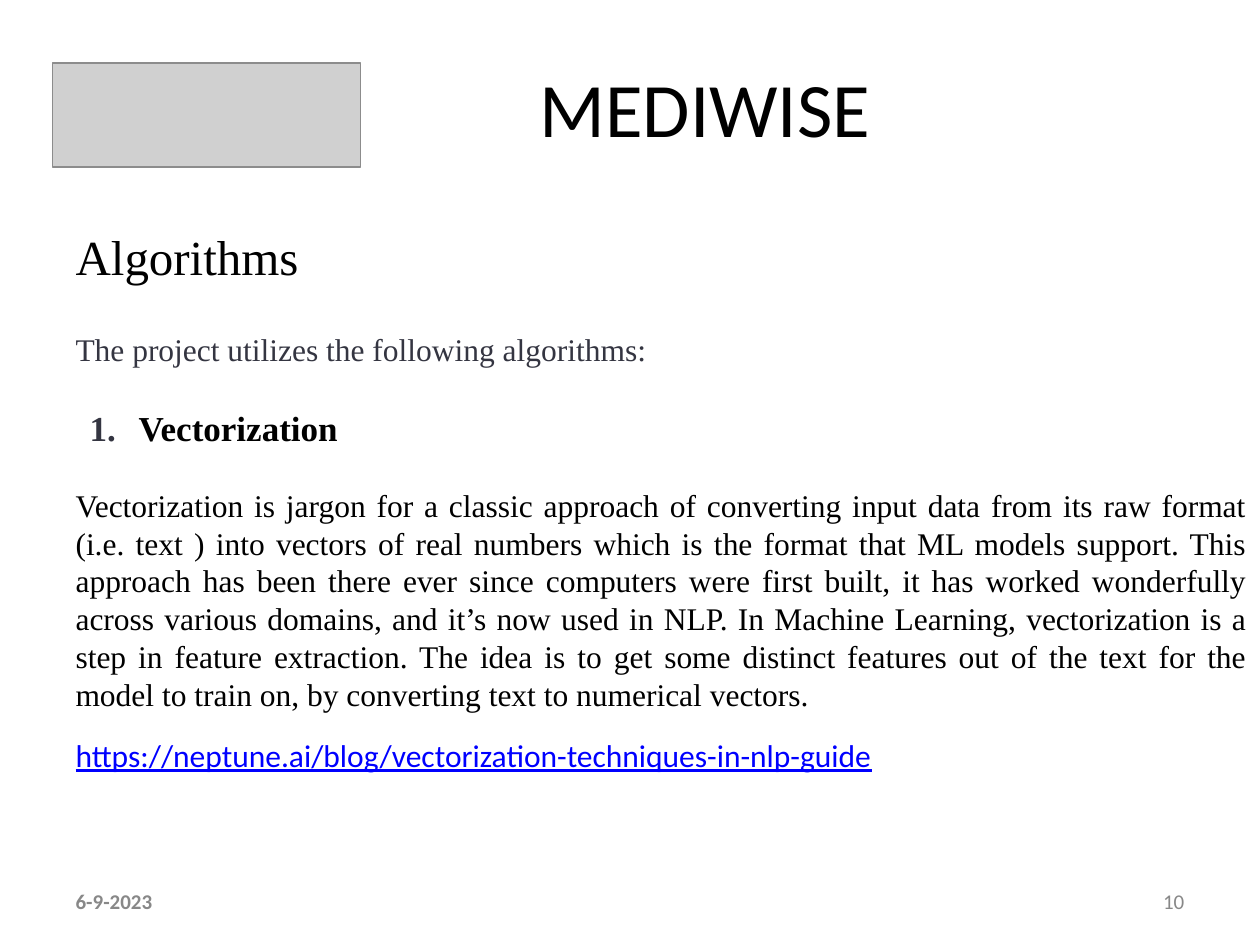
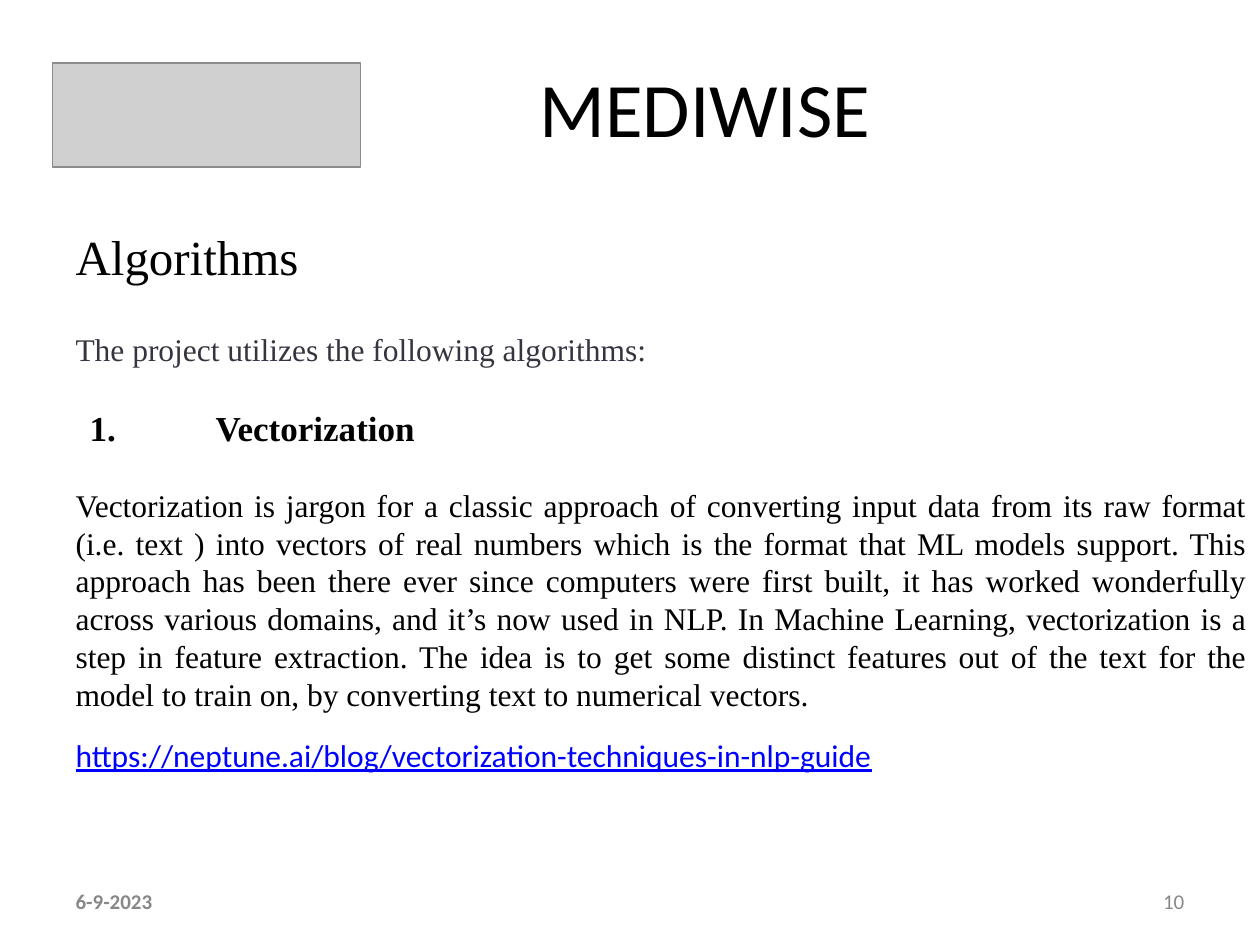
Before and after one commit to ani23-11/MediWise, a slide deck: slide 10 of ppt and references/Main - PPT Template Ctech.pptx. Drawn at 1260x945 pixels with LibreOffice and Linux fonts; fonts in the diff are those of the drawing; grey boxes stand for pictures. Boxes give left, top, right and bottom in pixels: in the first picture for what was removed or moved away, otherwise in the second. Text is boxed around its words. In the diff, an @@ line names an element or a change of style, - is before the commit and + after.

```diff
--- a/ppt and references/Main - PPT Template Ctech.pptx
+++ b/ppt and references/Main - PPT Template Ctech.pptx
@@ text at [90,416,415,442]: text changed @@
-1. Vectorization
+1. Vectorization
```
Also in this commit, not shown: 1 other file.
